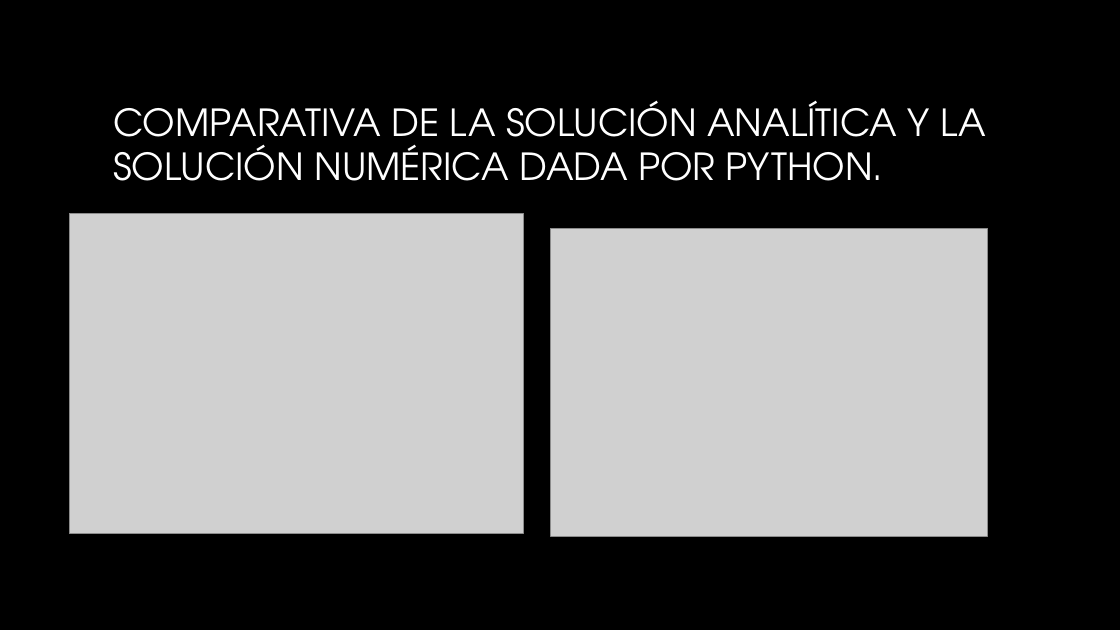
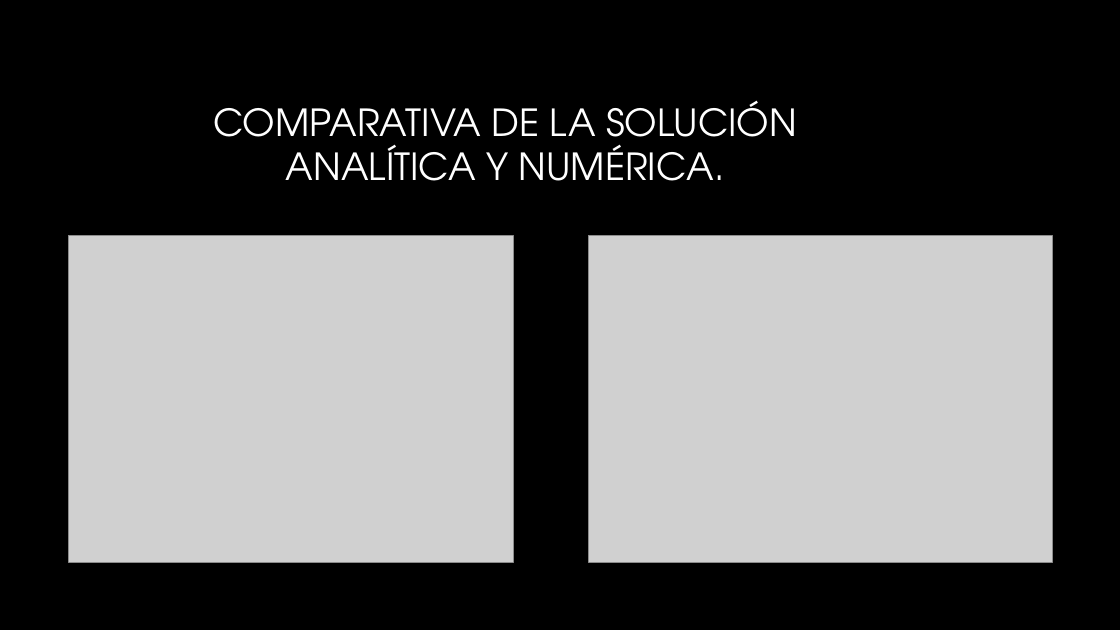
Before and after one commit to JabberTheWock/Proyecto_modulo3, a slide deck: slide 8 of Presentación módulo 3.pptx (slide 9 before the commit). Drawn at 1120x630 pixels with LibreOffice and Linux fonts; fonts in the diff are those of the drawing; grey boxes stand for pictures; background and template pictures are left out. Boxes give left, top, right and bottom in pixels: in the first picture for what was removed or moved away, otherwise in the second. Text is boxed around its words. In the diff, an @@ line names an element or a change of style, - is before the commit and + after.

```diff
--- a/Presentación módulo 3.pptx
+++ b/Presentación módulo 3.pptx
@@ title at (213, 100, 797, 181): text changed @@
-COMPARATIVA DE LA SOLUCIÓN ANALÍTICA Y LA SOLUCIÓN NUMÉRICA DADA POR PYTHON.
+COMPARATIVA DE LA SOLUCIÓN ANALÍTICA Y NUMÉRICA.
@@ picture: place and size @@
-picture at (69, 213, 523, 534)
+picture at (69, 236, 513, 563)
@@ picture: place and size @@
-picture at (551, 229, 988, 537)
+picture at (589, 236, 1053, 563)
```
Also in this commit, not shown: 3 other slides changed, 1 slide removed, 1 other file.
